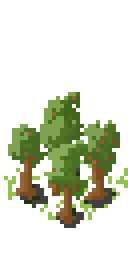
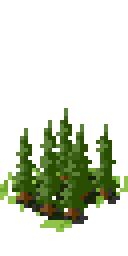
Layered file, before and after one edit (w=128, h=256). Changes by layer:
removed layer "leaves_foreground" over box(44, 140, 88, 200)
removed layer "tree_foreground" over box(52, 144, 84, 224)
removed layer "leaves_middle" over box(8, 120, 120, 176)
removed layer "trees_middle" over box(12, 128, 116, 200)
added layer "tree. kopia" above "tree. kopia #4" over box(60, 144, 88, 220)
added layer "tree. kopia #4" above "tree. kopia #3" over box(68, 124, 96, 200)
added layer "tree. kopia #3" above "tree. kopia #5" over box(36, 140, 64, 216)
renamed "tree_background" to "tree. kopia #5", moved it above "tree", painted on it over box(36, 96, 76, 196)
added layer "tree" above "tree. kopia #2" over box(12, 128, 40, 204)
added layer "tree. kopia #2" above "tree. kopia #1" over box(92, 124, 120, 200)
renamed "leaves_background" to "tree. kopia #1", painted on it over box(40, 92, 84, 184)
"shadow": opacity 75% → 80%, painted on it over box(16, 164, 120, 228)
painted on "grass" over box(0, 140, 128, 232)
